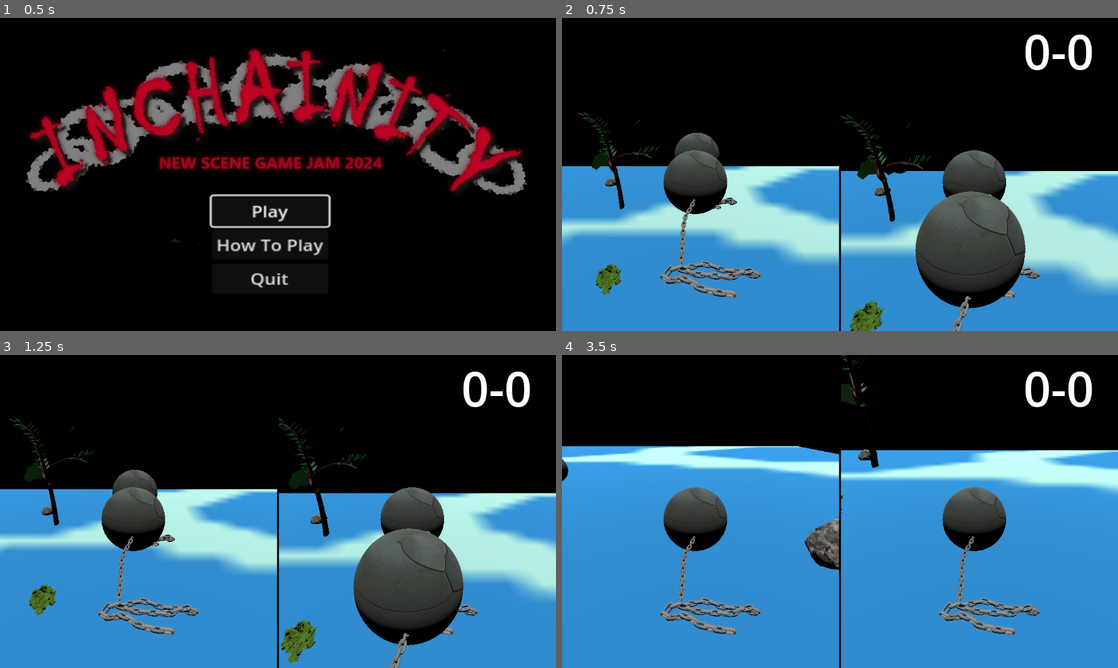
Above: before the commit, frames 1-4 (two rows, left to right).
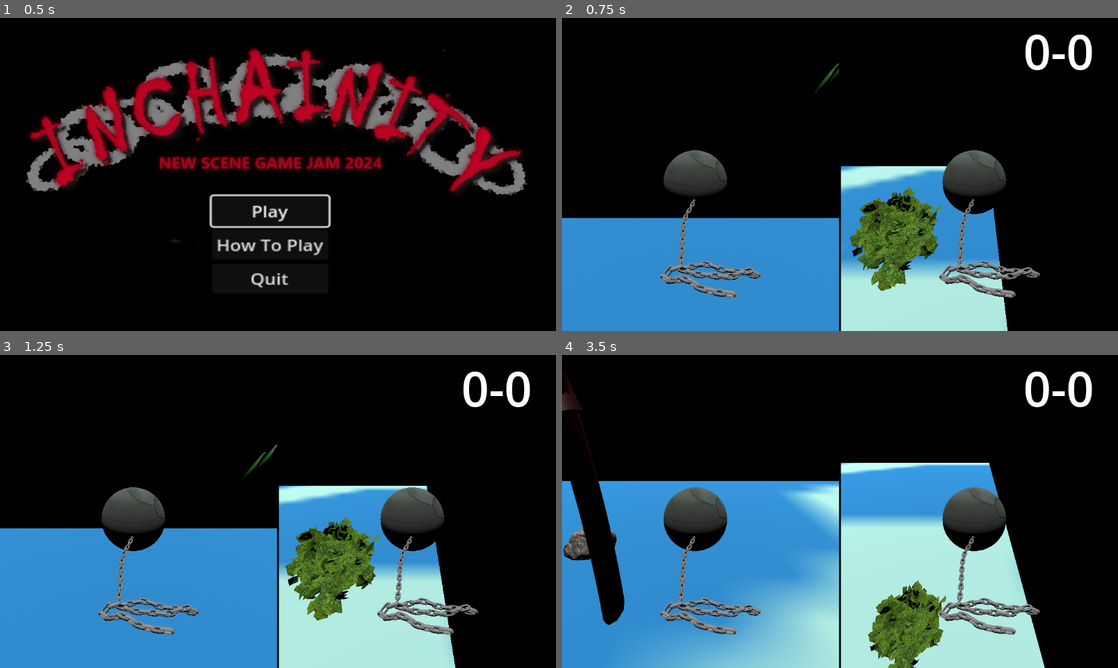
Above: after the commit, the same moments.

Repository: arry424/Chaunch
Game: Godot game, scene res://scenes/main_menu.tscn
The game is run twice, just before and just after one commit, with the same random seed, the same clock (stepped at 60 frames per second) and the same inputs. Sound files missing from this copy of the repository are replaced by a short silence.
Inputs:
- Up to frame 1 (0.5 s): no input
- Up to frame 2 (0.75 s): click "Play" at 0.5 s
- Up to frame 3 (1.25 s): no input
- Up to frame 4 (3.5 s): hold D (move_right) 1.28-2.03 s; tap E (pick_up) at 1.35 s; tap Space (jump) at 1.52, 1.82, 2.27, 2.57, 3.05 s; tap Shift (sprint) at 1.55, 2.1 s; hold S (move_back) 2.03-2.78 s; tap R (throw) at 2.3, 2.85 s; hold D (move_right) from 2.78 s (still down)

Frame 1 is identical in both runs. In frame 2, 35% of the frame differs, in the area x 0-100%, y 14-100%; in frame 3, 35%; in frame 4, 46%, in the area x 0-100%, y 0-100%.

Commit message:
randomly picking player positions

Diff:
--- a/code/main.gd
+++ b/code/main.gd
@@ -5,22 +5,29 @@
 var tree_scn = preload("res://scenes/tree.tscn")
 var rock_scn = preload("res://scenes/rock.tscn")
 var bush_scn = preload("res://scenes/bush.tscn")
-
+var player_scn = preload("res://scenes/player.tscn")
 @onready var win = $Win
 @onready var score_label = $ScoreLabel
-@onready var player_1 = $GridContainer/SubViewportContainer/SubViewport/Player
-@onready var player_2 = $GridContainer/SubViewportContainer2/SubViewport/Player2
 @onready var sound_timeout = $SoundTimeout
+@onready var viewport_1 = $GridContainer/SubViewportContainer/SubViewport
+@onready var viewport_2 = $GridContainer/SubViewportContainer2/SubViewport
+var player_1: CharacterBody3D
+var player_2: CharacterBody3D
+
 # todo: create the other objects(tree, rock, bush) and preload them
 
 # Called when the node enters the scene tree for the first time.
+func get_random_position(radius: float) -> Vector3:
+	var x = rng.randf_range(-radius, radius)
+	var z_range = pow(radius**2 - x**2, 0.5)
+	var z = rng.randf_range(-z_range, z_range)
+	return Vector3(x, 0, z)
+
 func _ready():
 	$AudioStreamPlayer.play(Music.musicProgress)
 	var throwable = rock_scn.instantiate()
 	for i in range(10):
-		var x = rng.randf_range(-23, 23)
-		var z_range = pow(23**2 - x**2, 0.5)
-		var z = rng.randf_range(-z_range, z_range)
+		var pos = get_random_position(23)
 		if i < 2:
 			throwable = tree_scn.instantiate()
 		elif i < 5:
@@ -28,10 +35,24 @@
 		else:
 			throwable = rock_scn.instantiate()
 		self.add_child.call_deferred(throwable)
-
 		#throwable.contact_monitor = true
 		#throwable.max_contacts_reported = 1
-		throwable.position = Vector3(x, 1, z)
+		throwable.position = Vector3(pos.x, 6, pos.z)
+
+	player_1 = player_scn.instantiate()
+	player_2 = player_scn.instantiate()
+	player_2.is_player_one = false
+	for key in player_2.actions:
+		player_2.actions[key] = player_2.actions[key] + "_2"
+
+	var pos_1 = get_random_position(23)
+	viewport_1.add_child.call_deferred(player_1)
+	player_1.position = Vector3(pos_1.x, 6, pos_1.z)
+	var pos_2 = get_random_position(23)
+	viewport_2.add_child.call_deferred(player_2)
+	player_2.position = Vector3(pos_2.x, 6, pos_2.z)
+
+
 
 func _input(event):
 	if event.is_action_pressed("restart"):
--- a/code/player.gd
+++ b/code/player.gd
@@ -4,14 +4,20 @@
 var hp = max_hp
 @export var is_player_one = true
 
-@export var move_left = "move_left"
-@export var move_right = "move_right"
-@export var move_forward = "move_forward"
-@export var move_back = "move_back"
-@export var sprint = "sprint"
-@export var jump = "jump"
-@export var rotate_left = "rotate_left"
-@export var rotate_right = "rotate_right"
+@export var actions = {
+	move_left= "move_left",
+	move_right = "move_right",
+	move_forward = "move_forward",
+	move_back = "move_back",
+	sprint = "sprint",
+	jump = "jump",
+	rotate_left = "rotate_left",
+	rotate_right = "rotate_right",
+	pick_up = "pick_up",
+	throw = "throw",
+}
+
+
 var canPickUp = true
 
 var last_held_object: RigidBody3D
@@ -23,9 +29,6 @@
 @onready var tight = $"MeshInstance3D/Chain3(straight-tight)"
 @onready var loose = $"MeshInstance3D/Chain4(snake-shaped)"
 @onready var ray = $RayCast3D
-
-@export var pick_up = "pick_up"
-@export var throw = "throw"
 
 
 const SPEED = 5.0
@@ -56,13 +59,13 @@
 	if is_winding_up:
 		return
 	# Handle jump.
-	if Input.is_action_just_pressed(jump) and is_on_floor():
+	if Input.is_action_just_pressed(actions.jump) and is_on_floor():
 		velocity.y = JUMP_VELOCITY
 
 
 	# Get the input direction and handle the movement/deceleration.
 	# As good practice, you should replace UI actions with custom gameplay actions.
-	var input_dir = Input.get_vector(move_left, move_right, move_forward, move_back)
+	var input_dir = Input.get_vector(actions.move_left, actions.move_right, actions.move_forward, actions.move_back)
 	var direction = (transform.basis * Vector3(input_dir.x, 0, input_dir.y)).normalized()
 	if direction:
 		velocity.x = direction.x * SPEED
@@ -78,12 +81,12 @@
 
 
 func _process(_delta):
-	if Input.is_action_just_pressed(sprint):
+	if Input.is_action_just_pressed(actions.sprint):
 		is_sprinting = true
-	if Input.is_action_just_released(sprint):
+	if Input.is_action_just_released(actions.sprint):
 		is_sprinting = false
 
-	rotation.y -= Input.get_axis(rotate_left, rotate_right) * 0.1
+	rotation.y -= Input.get_axis(actions.rotate_left, actions.rotate_right) * 0.1
 
 	#if is_player_one:
 		#print("player 1 hp is " + str(hp))
@@ -93,7 +96,7 @@
 	if is_winding_up:
 		return
 
-	if Input.is_action_just_pressed(pick_up) and canPickUp and is_colliding:
+	if Input.is_action_just_pressed(actions.pick_up) and canPickUp and is_colliding:
 		loose.set_visible(false)
 		tight.set_visible(true)
 		last_collided_object.reparent($MeshInstance3D)
@@ -105,7 +108,7 @@
 		canPickUp = false
 		is_colliding = false
 
-	if Input.is_action_just_pressed(throw) && !canPickUp:
+	if Input.is_action_just_pressed(actions.throw) && !canPickUp:
 
 
 		is_winding_up = true
--- a/scenes/main.tscn
+++ b/scenes/main.tscn
@@ -1,8 +1,7 @@
-[gd_scene load_steps=5 format=3 uid="uid://da73hxbpx018"]
+[gd_scene load_steps=4 format=3 uid="uid://da73hxbpx018"]
 
 [ext_resource type="Script" path="res://code/main.gd" id="1_56u4r"]
 [ext_resource type="PackedScene" uid="uid://c8vgypldjsf7i" path="res://scenes/environment.tscn" id="1_68f4q"]
-[ext_resource type="PackedScene" uid="uid://cdt2hutstrwhb" path="res://scenes/player.tscn" id="2_5fjfj"]
 [ext_resource type="AudioStream" uid="uid://d2mlepgvq2aal" path="res://audio/ChainsCombatLoopv2 (2).wav" id="4_fdru6"]
 
 [node name="Main" type="Node"]
@@ -24,11 +23,8 @@
 
 [node name="SubViewport" type="SubViewport" parent="GridContainer/SubViewportContainer"]
 handle_input_locally = false
-size = Vector2i(2, 2)
+size = Vector2i(574, 648)
 render_target_update_mode = 4
-
-[node name="Player" parent="GridContainer/SubViewportContainer/SubViewport" instance=ExtResource("2_5fjfj")]
-transform = Transform3D(1, 0, 0, 0, 1, 0, 0, 0, 1, 2.08165e-12, 8, 2.104)
 
 [node name="SubViewportContainer2" type="SubViewportContainer" parent="GridContainer"]
 layout_mode = 2
@@ -38,28 +34,8 @@
 
 [node name="SubViewport" type="SubViewport" parent="GridContainer/SubViewportContainer2"]
 handle_input_locally = false
-size = Vector2i(2, 2)
+size = Vector2i(574, 648)
 render_target_update_mode = 4
-
-[node name="Player2" parent="GridContainer/SubViewportContainer2/SubViewport" instance=ExtResource("2_5fjfj")]
-transform = Transform3D(1, 0, 0, 0, 1, 0, 0, 0, 1, 2.08165e-12, 8, 2.08165e-12)
-is_player_one = false
-move_left = "move_left_2"
-move_right = "move_right_2"
-move_forward = "move_forward_2"
-move_back = "move_back_2"
-sprint = "sprint_2"
-jump = "jump_2"
-rotate_left = "rotate_left_2"
-rotate_right = "rotate_right_2"
-pick_up = "pick_up_2"
-throw = "throw_2"
-
-[node name="Camera3D" parent="GridContainer/SubViewportContainer2/SubViewport/Player2" index="0"]
-current = true
-
-[node name="MeshInstance3D" parent="GridContainer/SubViewportContainer2/SubViewport/Player2" index="2"]
-transform = Transform3D(-1.47475, 0, -0.0274376, 0, 1.475, 0, 0.0274376, 0, -1.47475, 0.0139309, 0, 0.0761382)
 
 [node name="Ground" parent="." instance=ExtResource("1_68f4q")]
 
@@ -106,5 +82,4 @@
 
 [connection signal="button_down" from="Win/Back" to="." method="_on_back_button_down"]
 
-[editable path="GridContainer/SubViewportContainer2/SubViewport/Player2"]
 [editable path="Ground"]
